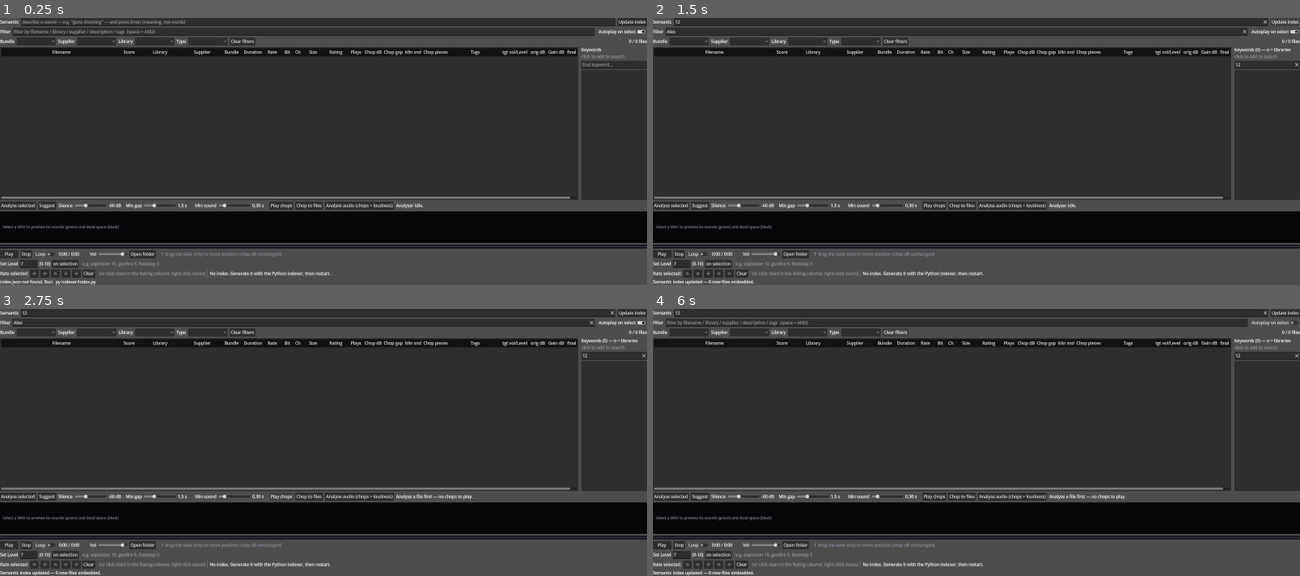
Above: before the commit, frames 1-4 (two rows, left to right).
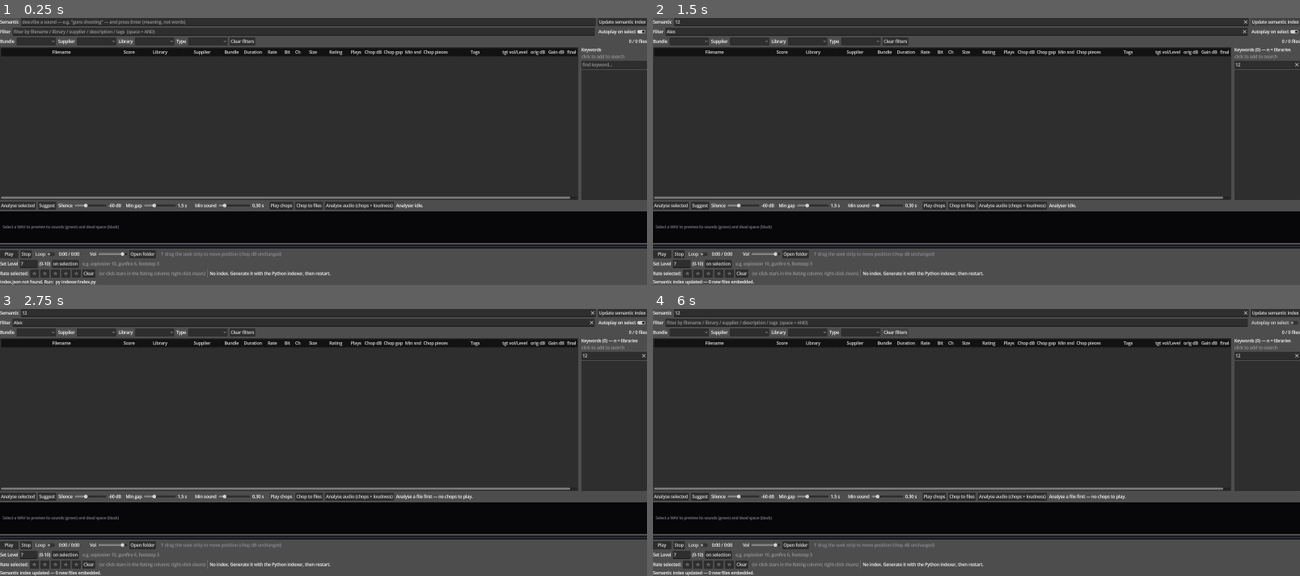
Above: after the commit, the same moments.

Repository: benedictcarter/sound_lib
Game: Godot game, scene res://main.tscn
Two runs of this game, one before a commit and one after it. Both use one fixed random seed, a clock stepped at 60 frames per second and the inputs below.
Inputs (mouse positions are in pixels of both pictures, inside the frame that each line leads up to):
- Up to frame 1 (0.25 s): no input
- Up to frame 2 (1.5 s): click (970, 23) at 0.52 s; type "12" at 0.6 s; click (957, 31) at 0.75 s; type "Alex" at 0.83 s; click (1267, 66) at 0.98 s; type "12" at 1.07 s; click "Update index" (after the commit: "Update semantic index") at 1.25 s
- Up to frame 3 (2.75 s): click "Play chops" at 2 s
- Up to frame 4 (6 s): click "Play chops" at 2.75 s; click "Play" at 3.5 s; click "Play" at 4.25 s; click "Autoplay on select" at 5 s; click "Clear filters" at 5.75 s

The runs differ from the first frame. In frame 1, less than 0.1% of the frame differs, in the area x 92-100%, y 0-4%; in frame 2, less than 0.1%, in the area x 91-100%, y 0-4%; in frame 3, less than 0.1%; in frame 4, less than 0.1%.

Commit message:
Semantic index button: rename + clearer progress
Button is now 'Update semantic index'. On click it shows 'Scanning for new
files…' during the scan phase, then 'Embedding new files… N / M new' once embed.py
reports a total (progress now written every 25 files so it updates visibly).

Co-Authored-By: Claude Opus 4.8 <noreply@anthropic.com>

Diff:
--- a/app/main.gd
+++ b/app/main.gd
@@ -514,7 +514,7 @@
 	bar0.add_child(_sem_edit)
 
 	_emb_btn = Button.new()
-	_emb_btn.text = "Update index"
+	_emb_btn.text = "Update semantic index"
 	_emb_btn.tooltip_text = "Embed any files that don't have a semantic vector yet " \
 		+ "(e.g. new chops). Run once before first use; quick afterwards."
 	_emb_btn.pressed.connect(_update_embeddings)
@@ -1184,7 +1184,7 @@
 		DirAccess.remove_absolute(_emb_progress_path)
 	_emb_busy = true
 	_emb_btn.disabled = true
-	_status_label.text = "Updating semantic index (embedding any new files)…"
+	_status_label.text = "Scanning for new files…"   # until embed.py reports a total
 	_emb_thread = Thread.new()
 	_emb_thread.start(_emb_run.bind(script, _emb_progress_path))
 	_emb_poll.start()
@@ -1200,10 +1200,12 @@
 
 
 func _emb_tick() -> void:
+	# until the progress file exists with a total, we're still scanning -> leave the
+	# "Scanning for new files…" status alone.
 	if FileAccess.file_exists(_emb_progress_path):
 		var d: Variant = JSON.parse_string(FileAccess.get_file_as_string(_emb_progress_path))
 		if typeof(d) == TYPE_DICTIONARY and int(d.get("total", 0)) > 0:
-			_status_label.text = "Embedding new files… %d / %d" % [
+			_status_label.text = "Embedding new files… %d / %d new" % [
 				int(d.get("analysed", 0)), int(d.get("total", 0))]
 
 
Not shown, changed: indexer/embed.py
